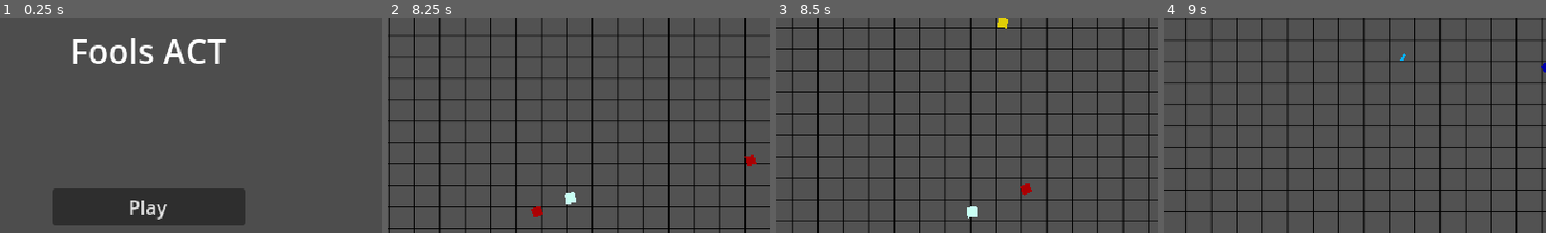
Above: before the commit, frames 1-4 (left to right).
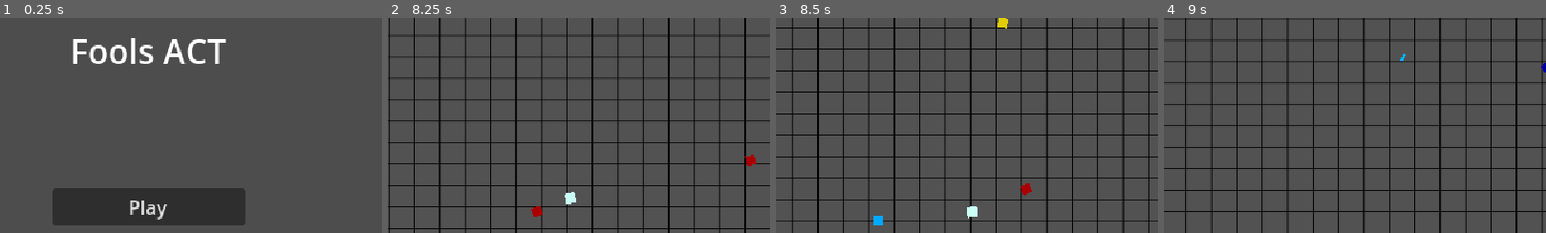
Above: after the commit, the same moments.

Repository: EmpexOri/OperationHavok
Game: Godot game, scene res://Scenes/MenuScene.tscn
Same seed, same stepped clock (60 frames per second), same inputs: the game is played once before the commit and once after it.
Inputs (mouse positions are % of the whole screen's width and height, from its top left):
- Up to frame 1 (0.25 s): no input
- Up to frame 2 (8.25 s): click "Play" at 0.5 s; move the mouse to (72, 45) at 1.27 s; hold D (right) 1.28-2.03 s; click (72, 45) at 1.35 s; move the mouse to (30, 55) at 2.02 s; hold S (down) 2.03-2.78 s; click (30, 55) at 2.1 s; move the mouse to (60, 28) at 2.77 s; hold D (right) 2.78-3.53 s; click (60, 28) at 2.85 s; move the mouse to (45, 70) at 3.52 s; hold W (up) 3.53-4.28 s; click (45, 70) at 3.6 s; move the mouse to (80, 65) at 4.27 s; hold A (left) 4.28-5.78 s; click (80, 65) at 4.35 s; move the mouse to (20, 35) at 5.02 s; click (20, 35) at 5.1 s; move the mouse to (55, 50) at 5.77 s; hold S (down) 5.78-6.53 s; click (55, 50) at 5.85 s; move the mouse to (35, 25) at 6.52 s; hold D (right) 6.53-7.28 s; click (35, 25) at 6.6 s; move the mouse to (72, 45) at 7.27 s; hold W (up) 7.28-8.03 s; click (72, 45) at 7.35 s; move the mouse to (30, 55) at 8.02 s; hold D (right) from 8.03 s (still down); click (30, 55) at 8.1 s
- Up to frame 3 (8.5 s): keep holding D (right)
- Up to frame 4 (9 s): move the mouse to (60, 28) at 8.77 s; release D (right) at 8.78 s; hold S (down) from 8.78 s (still down); click (60, 28) at 8.85 s
The pictures show only the part of the screen within x 31-81%, y 4-54%; the shares and areas given below are measured in that part.

Frames 1-2 are identical in both runs. In frame 3, 0.1% of the frame differs, in the area x 25-28%, y 92-97%; in frame 4, nothing differs.

Commit message:
Enemy 1 drops xp on hit

Diff:
--- a/Assets/Scripts/Enemy/enemy.gd
+++ b/Assets/Scripts/Enemy/enemy.gd
@@ -2,6 +2,7 @@
 
 var Speed = 180
 var Enemy = preload("res://Assets/Scripts/Enemy/enemy.gd")
+var xp_scene = preload("res://Scenes/Misc/xp.tscn")
 
 func _ready():
 	pass
@@ -24,4 +25,7 @@
 	print("Collided with: ", body.name)
 	if "Bullet" in body.name: # Fixed
 		print("Bullet hit!")
+		var xp = xp_scene.instantiate()
+		xp.global_position = global_position
+		get_parent().add_child(xp)
 		queue_free()
--- a/Assets/Scripts/Misc/xp.gd
+++ b/Assets/Scripts/Misc/xp.gd
@@ -16,12 +16,14 @@
 	add_to_group("xp")
 
 func _physics_process(delta: float) -> void:
-	var player_position = get_parent().get_node("Player").global_position
+	var player = get_tree().get_nodes_in_group("player")
+	var player_position = Vector2.ZERO
 	var separation_vector = Vector2.ZERO
 	var cohesion_vector = Vector2.ZERO
 	var nearby_xp = 0
 
-	if player_position:
+	if player:
+		player_position = player[0].global_position
 		var distance_to_player = global_position.distance_to(player_position)
 		if distance_to_player < pickup_range:
 			player_in_range = true
